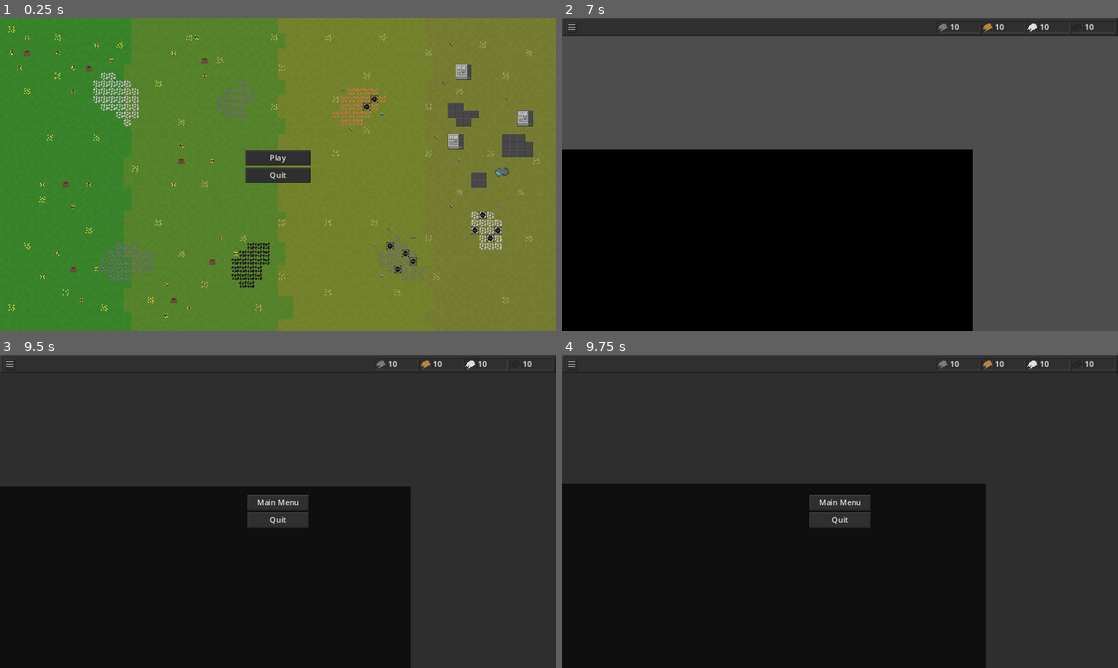
Above: before the commit, frames 1-4 (two rows, left to right).
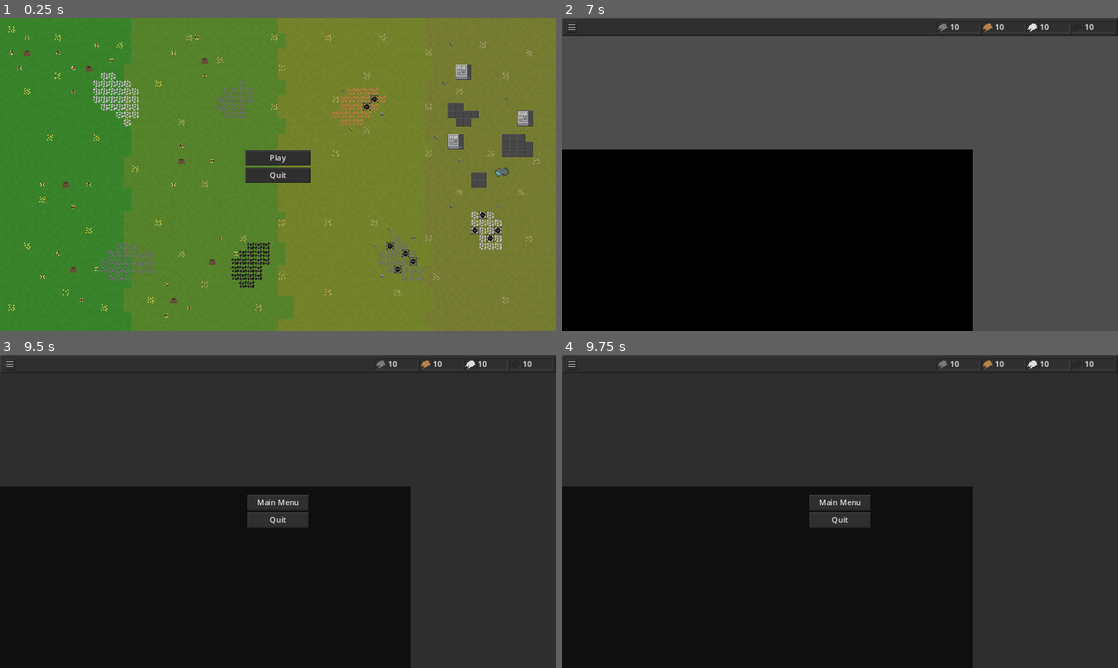
Above: after the commit, the same moments.

Repository: wssuomi/pirate-jam-14
Game: Godot game, scene res://scenes/main_menu.tscn
Same seed, same stepped clock (60 frames per second), same inputs: the game is played once before the commit and once after it.
Inputs (mouse positions are in pixels of both pictures, inside the frame that each line leads up to):
- Up to frame 1 (0.25 s): no input
- Up to frame 2 (7 s): click "Play" at 0.5 s; click (573, 27) at 1.25 s; click "Main Menu" at 2 s; click "Play" at 2.75 s; tap Enter at 3.5, 5, 6.5 s; move the mouse to (962, 158) at 3.52 s; hold Right mouse button (erase_tile) 3.53-4.28 s; click (962, 158) at 3.67 s; tap Space at 4.25, 5.75 s; move the mouse to (728, 190) at 4.27 s; click (728, 190) at 4.35 s; move the mouse to (895, 105) at 5.02 s; hold Middle mouse button (move_camera) 5.03-5.78 s; click (895, 105) at 5.17 s; move the mouse to (812, 237) at 5.77 s; tap Mouse wheel up (zoom_in) at 5.85 s; click (812, 237) at 5.92 s; move the mouse to (1006, 221) at 6.52 s; tap Mouse wheel down (zoom_out) at 6.6 s; click (1006, 221) at 6.67 s
- Up to frame 3 (9.5 s): tap Escape (pause) at 7.15 s; move the mouse to (111, 464) at 7.27 s; right-click (111, 464) at 7.35 s; click (111, 464) at 7.42 s; tap Space at 8 s; move the mouse to (305, 511) at 8.02 s; click (305, 511) at 8.1 s; move the mouse to (194, 433) at 8.77 s; tap Middle mouse button (move_camera) at 8.85 s; click (194, 433) at 8.92 s
- Up to frame 4 (9.75 s): move the mouse to (962, 495) at 9.52 s; tap Mouse wheel up (zoom_in) at 9.6 s; click (962, 495) at 9.67 s

Frames 1-3 are identical in both runs. In frame 4, 2.1% of the frame differs, in the area x 0-77%, y 41-100%.

Commit message:
fixed being able to control camera when paused

Diff:
--- a/scripts/Camera.gd
+++ b/scripts/Camera.gd
@@ -1,7 +1,10 @@
 extends Camera2D
 
+@onready var main = $".."
 
 func _process(_delta):
+	if main.paused:
+		return
 	if Input.is_action_just_pressed("zoom_in"):
 		if zoom + Vector2(.1,.1) < Vector2(5,5):
 			zoom += Vector2(.1,.1)
@@ -10,6 +13,8 @@
 			zoom -= Vector2(.1,.1)
 
 func _input(event):
+	if main.paused:
+		return
 	if event is InputEventMouseMotion:
 		if Input.is_action_pressed("move_camera"):
 			position -= event.relative / zoom.x
